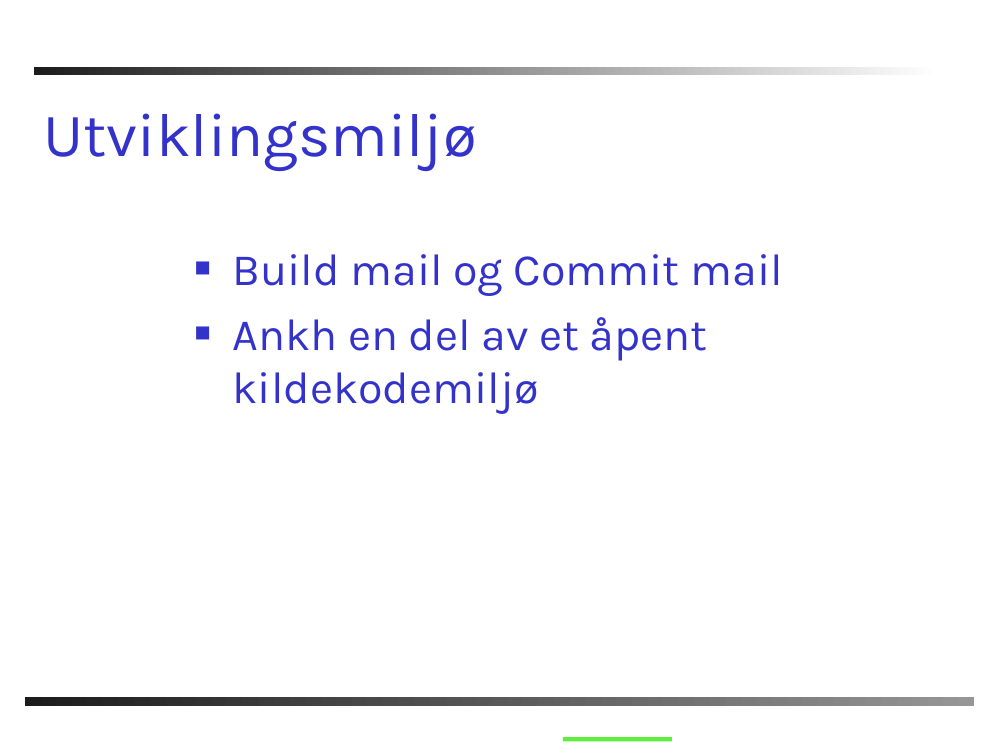
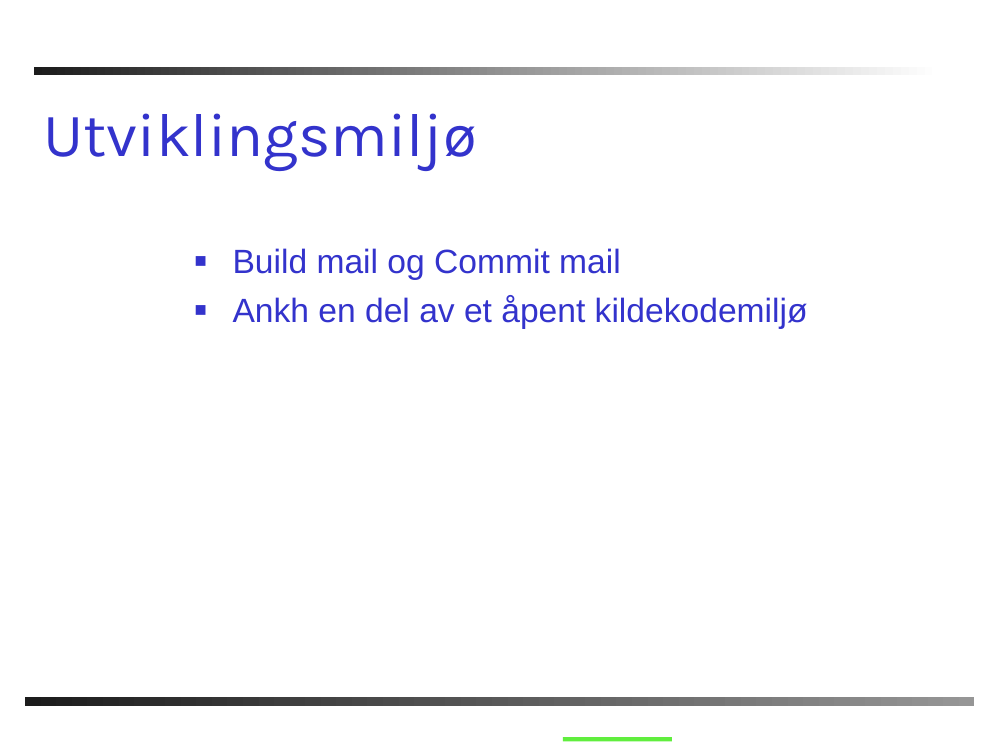
Before and after one commit to windygu/AnkhSVN, a slide deck: slide 18 of doc/powerpoint/Subversion_addin_for_VS.NET.ppt. Drawn at 1008x756 pixels with LibreOffice and Linux fonts; fonts in the diff are those of the drawing; background and template pictures are left out. Boxes give left, top, right and bottom in pixels: in the first picture for what was removed or moved away, otherwise in the second. Text is boxed around its words. In the diff, an @@ line names an element or a change of style, - is before the commit and + after.

```diff
--- a/doc/powerpoint/Subversion_addin_for_VS.NET.ppt
+++ b/doc/powerpoint/Subversion_addin_for_VS.NET.ppt
@@ text "Build mail og Commit mail" at box(233, 248, 808, 329): size 32 to 24 pt, font Karla to Arial; less space between paragraphs @@
```
Also in this commit, not shown: 15 other slides changed, 2 slides added, 2 slides removed.
